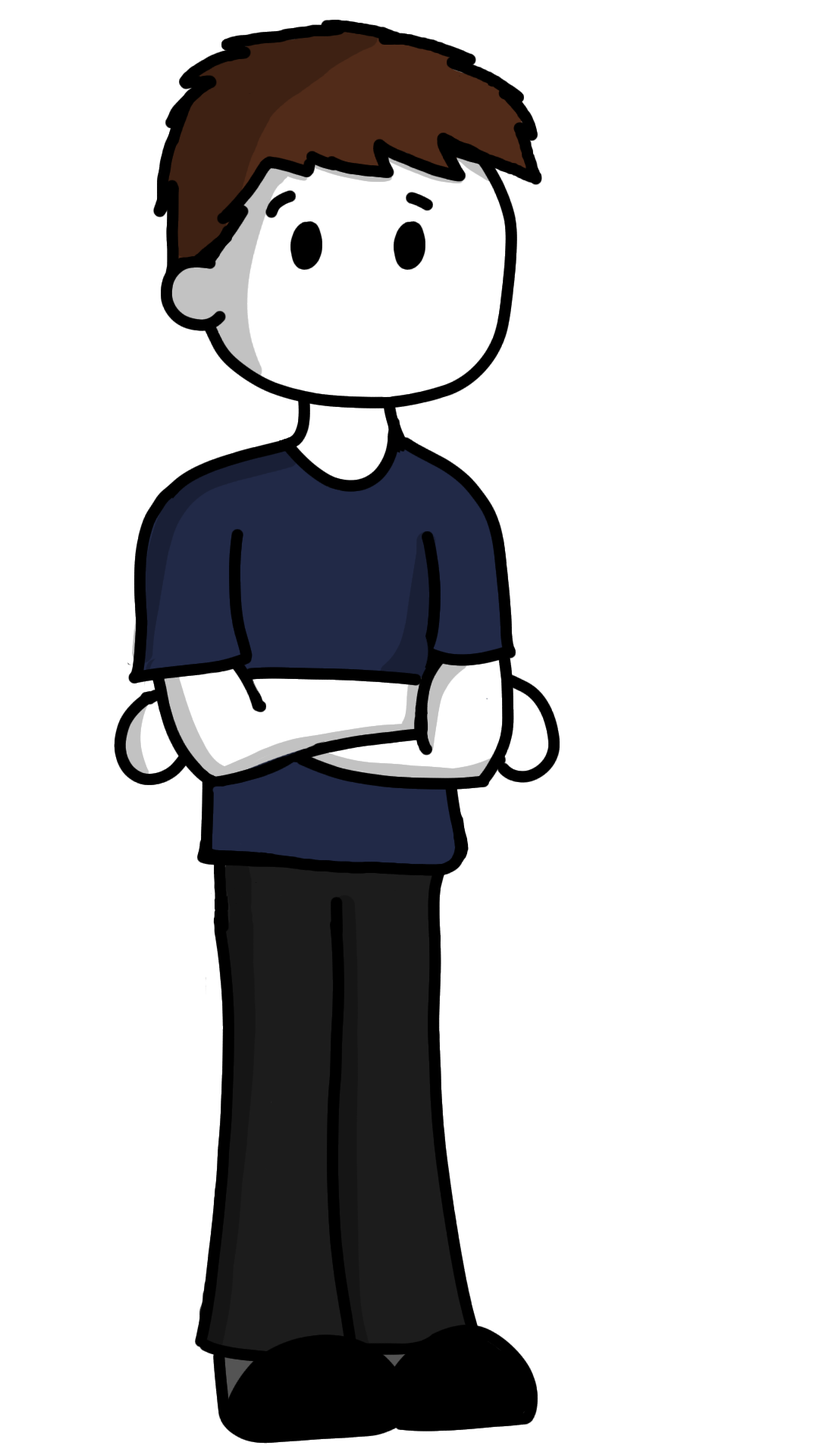
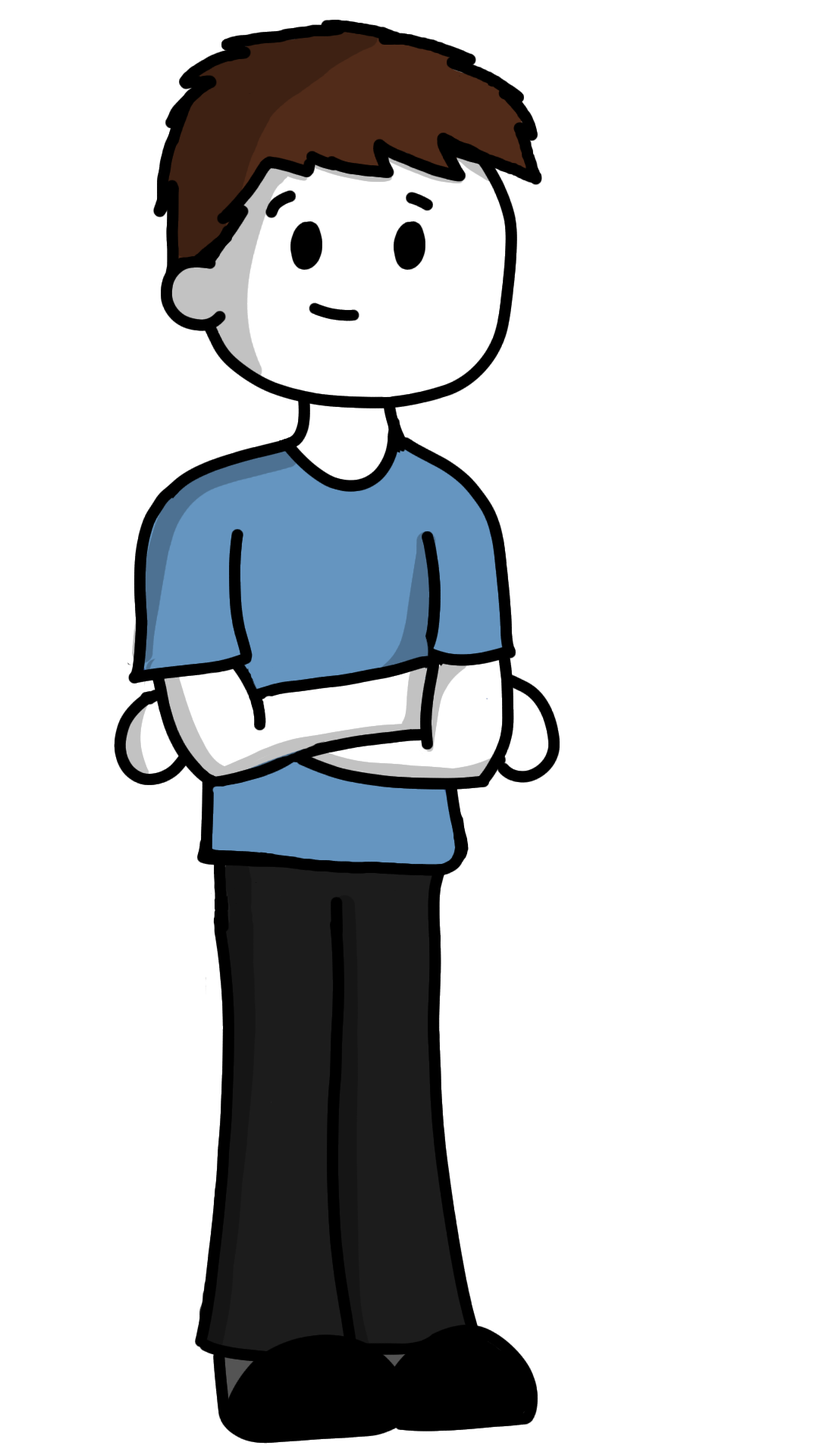
Layer changes from the first w=819, h=1455 image to the second:
added layer "Layer 2" above "outline" over [308, 302, 360, 322]
painted on "outline" over [247, 655, 442, 756]
painted on "shading" over [379, 651, 434, 690]
painted on "skin" over [250, 666, 428, 691]
painted on "shirt color" over [143, 448, 503, 865]
